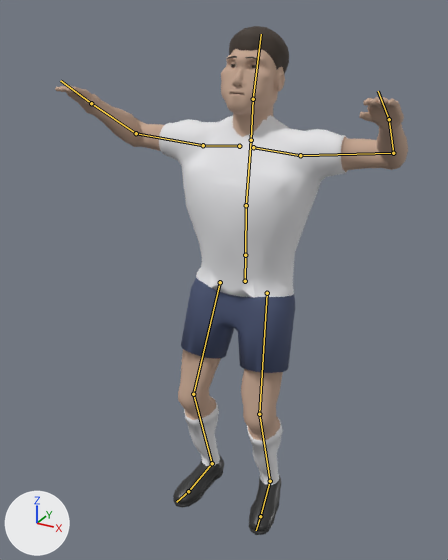
The Blender file assets/figure/figure.blend, before and after one commit.
Before and after are seen from a 50 mm camera at (0.918, -1.813, 1.83) aimed at (-0.031, -0.086, 0.967). The axes (+X, +Y, +Z) are drawn at lower left. The lights are the same throughout. The first picture is the older version. Both versions are drawn at frame 164 of the action 'cheer'; the numbers are the values there. The bones that bend it are drawn over the model as lines.

Names of what the first picture shows: 'body', 'eyes', 'hair_short'.
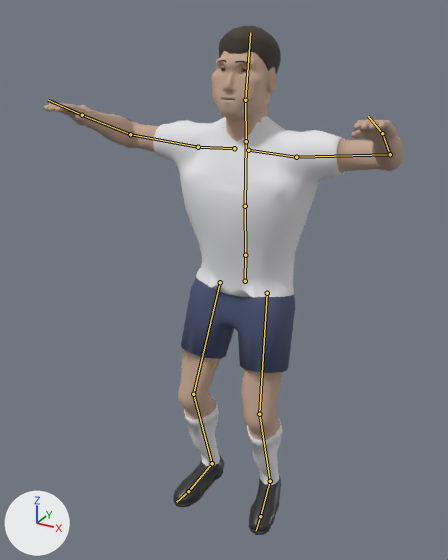
The change, as a diff of the scene's bpy script:
```diff
--- a/assets/figure/figure.blend.py
+++ b/assets/figure/figure.blend.py
@@ bone_spine @@
 bone_spine = bpy.data.objects['rig'].pose.bones['spine']  # child of 'hips'
-bone_spine.rotation_quaternion = (1.0, 0.0, 0.0, 0.0)  # degrees (0, 0, 0)
+bone_spine.rotation_quaternion = (1.0, 0.018, 0.0, 0.0)  # degrees (2, 0, 0)
@@ bone_chest @@
 bone_chest = bpy.data.objects['rig'].pose.bones['chest']  # child of 'spine'
-bone_chest.rotation_quaternion = (0.998, -0.07, 0.0, 0.0)  # degrees (-8, 0, 0)
+bone_chest.rotation_quaternion = (1.0, -0.017, 0.0, 0.0)  # degrees (-2, 0, 0)
@@ bone_head @@
 bone_head = bpy.data.objects['rig'].pose.bones['head']  # child of 'neck'
-bone_head.rotation_quaternion = (0.999, -0.047, 0.0, 0.0)  # degrees (-5, 0, 0)
+bone_head.rotation_quaternion = (0.998, -0.057, 0.0, 0.0)  # degrees (-7, 0, 0)
```

Where the change shows, as pixel boxes [x1, y1, x2, y2] in the pictures (448 x 560 px):
'body', posed
    before: [55, 49, 408, 535]
    after: [44, 51, 405, 535]
'hair_short', posed
    before: [227, 26, 289, 75]
    after: [217, 26, 281, 74]
'eyes', posed (6% taller)
    before: [230, 64, 258, 94]
    after: [221, 68, 249, 100]
bone 'spine', root to tip
    before: (245, 255) to (246, 205)
    after: (245, 255) to (245, 206)
bone 'chest', root to tip
    before: (246, 205) to (251, 140)
    after: (245, 206) to (246, 141)
bone 'head', root to tip
    before: (253, 99) to (261, 34)
    after: (245, 100) to (250, 32)
